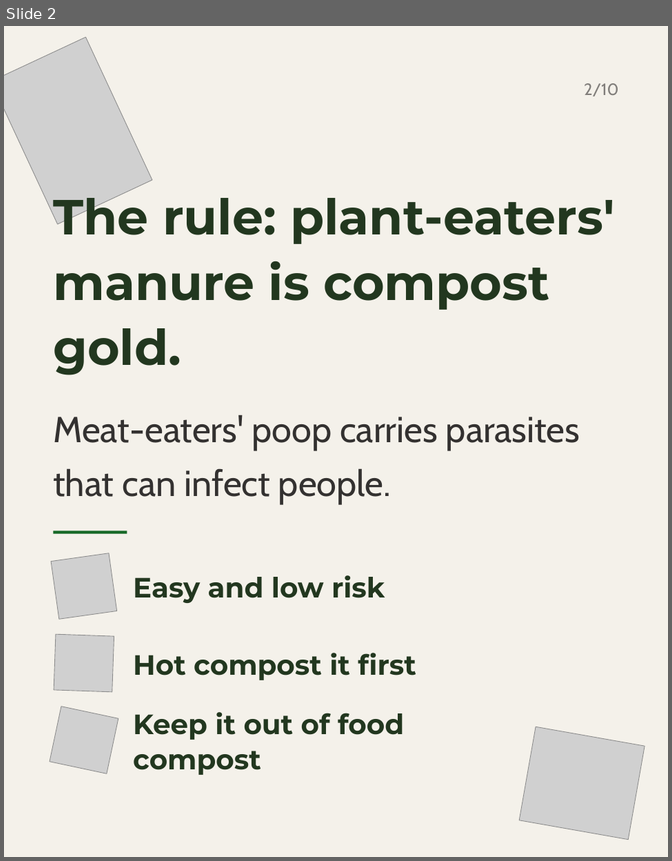
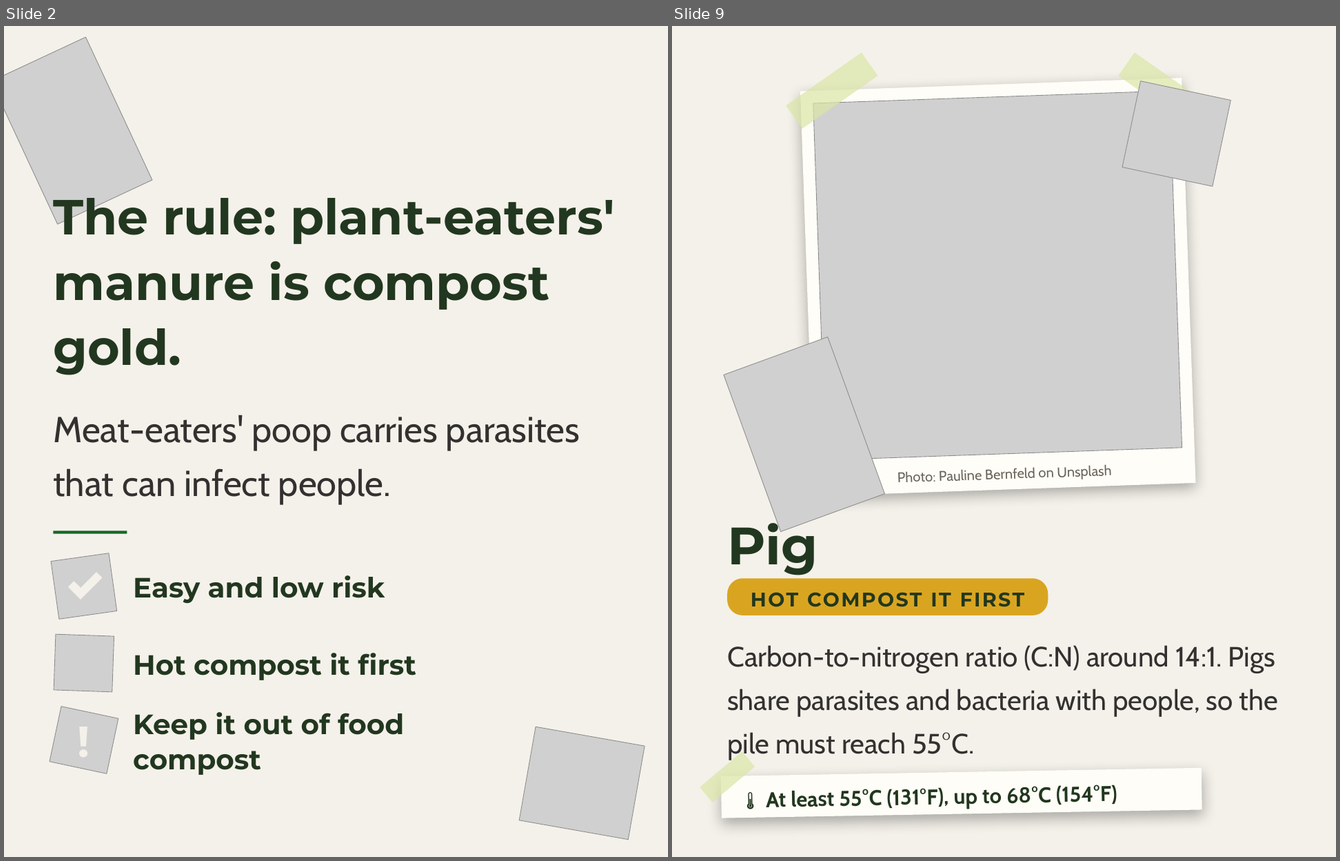
Before and after one commit to linneamoritznyc/SFW-SocialMedia, a slide deck: templates/posts/october/04-10-2026-sun-ig-world-animal-day.pptx. Shown side by side, each under a label of ours: slide 2 before the commit, slides 2 and 9 after it; the slides between them are not shown. The pictures are 672x861 and 1340x861 pixels, drawn with LibreOffice and Linux fonts; fonts in the diff are those of the drawing; grey boxes stand for pictures; background and template pictures are left out. Boxes give left, top, right and bottom in pixels: in the first picture for what was removed or moved away, otherwise in the second. Text is boxed around its words. In the diff, an @@ line names an element or a change of style, - is before the commit and + after.

```diff
--- a/templates/posts/october/04-10-2026-sun-ig-world-animal-day.pptx
+++ b/templates/posts/october/04-10-2026-sun-ig-world-animal-day.pptx
@@ slide 9 added at (672, 26, 1336, 857), background picture (left out) @@
@@ rectangle added at (786, 52, 878, 128), fill #DBE6A7 at 70% opacity @@
@@ rectangle added at (1118, 52, 1210, 128), fill #DBE6A7 at 70% opacity @@
@@ rectangle added at (800, 78, 1196, 496), fill #FFFDF7 @@
@@ picture added at (1123, 81, 1231, 186) @@
@@ picture added at (813, 91, 1183, 460) @@
@@ picture added at (724, 337, 885, 531) @@
@@ text added at (898, 465, 1112, 482), 17 pt, text #6A665C @@
+Photo: Pauline Bernfeld on Unsplash
@@ text added at (727, 513, 818, 575), 64 pt, text #22371F, bold @@
+Pig
@@ rounded rectangle added at (727, 578, 1048, 615), fill #D9A521 @@
@@ text added at (751, 592, 1025, 607), 24 pt, text #22371F, bold @@
+HOT COMPOST IT FIRST
@@ text added at (727, 645, 1279, 759), 34 pt, text #333130 @@
+Carbon-to-nitrogen ratio (C:N) around 14:1. Pigs share parasites and bacteria with people, so the pile must reach 55°C.
@@ rectangle added at (700, 751, 755, 802), fill #DBE6A7 at 70% opacity @@
@@ rectangle added at (721, 767, 1202, 817), fill #FFFDF7 @@
@@ text added at (766, 784, 1118, 809), 26 pt, text #22371F, bold @@
+🌡️ At least 55°C (131°F), up to 68°C (154°F)
@@ slide 2 changed as well @@
@@ text removed at (584, 83, 619, 96) @@
-2/10
@@ freeform shape added at (68, 572, 103, 599), fill #F4F1EA @@
@@ text added at (55, 710, 113, 769), 52.9 pt, text #F4F1EA, bold @@
+!
```
Also in this commit, not shown: 9 other slides changed, 1 other slide added, 1 other file.
